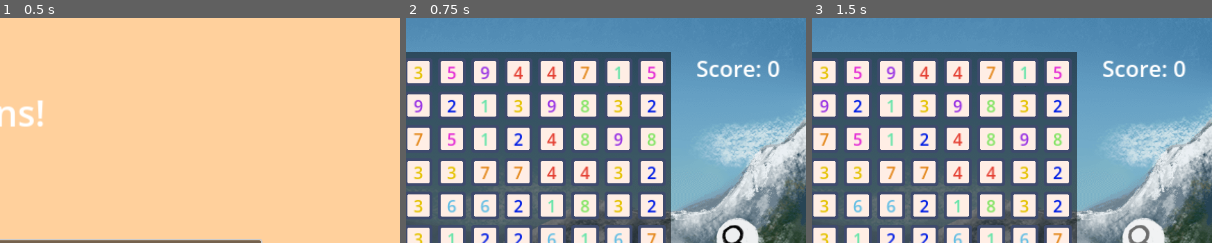
Above: before the commit, frames 1-3 (left to right).
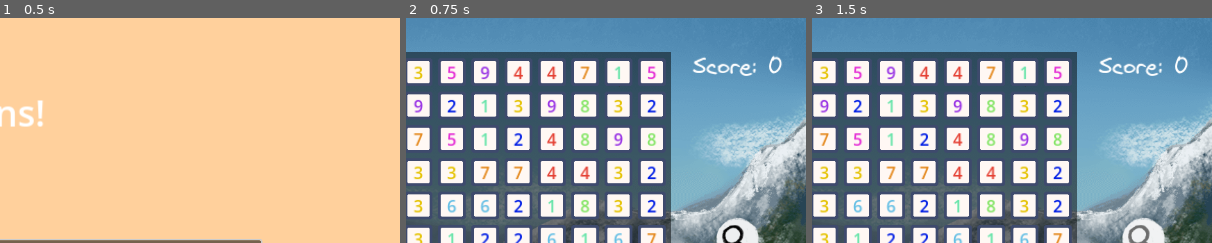
Above: after the commit, the same moments.

Repository: Yngwarr/tens
Game: Godot game, scene res://scenes/MainMenu.tscn
Same seed, same stepped clock (60 frames per second), same inputs: the game is played once before the commit and once after it.
Inputs (mouse positions are % of the whole screen's width and height, from its top left):
- Up to frame 1 (0.5 s): no input
- Up to frame 2 (0.75 s): click "Start" at 0.5 s
- Up to frame 3 (1.5 s): click (91, 49) at 1.25 s
The pictures show only the part of the screen within x 50-100%, y 0-50%; the shares and areas given below are measured in that part.

Frame 1 is identical in both runs. In frame 2, 0.9% of the frame differs, in the area x 71-94%, y 16-27%; in frame 3, 0.9%.

Commit message:
change the label font

Diff:
--- a/scenes/Game.tscn
+++ b/scenes/Game.tscn
@@ -11,6 +11,7 @@
 [ext_resource type="Texture2D" uid="uid://dudsl5pvigssi" path="res://img/hint-button/hover.png" id="5_tffks"]
 [ext_resource type="Script" path="res://src/UI/ChangeSceneButton.gd" id="6_2c0ui"]
 [ext_resource type="BitMap" uid="uid://d33kao8le76ot" path="res://img/hint-button/mask.png" id="6_tlvfk"]
+[ext_resource type="FontFile" uid="uid://f2i43irlym15" path="res://fonts/Virgil.woff2" id="7_vbbfo"]
 [ext_resource type="Script" path="res://src/Pause.gd" id="8_cpxey"]
 [ext_resource type="Texture2D" uid="uid://bmetb0g61y3bv" path="res://icon.svg" id="8_lyls7"]
 [ext_resource type="PackedScene" uid="uid://mbbrk257a4oj" path="res://scenes/NumberCell.tscn" id="9_7gv6k"]
@@ -98,11 +99,11 @@
 texture_click_mask = ExtResource("6_tlvfk")
 
 [node name="Sum" type="Label" parent="HUD"]
-visible = false
 offset_top = 603.0
 offset_right = 1152.0
 offset_bottom = 648.0
 size_flags_horizontal = 3
+theme_override_fonts/font = ExtResource("7_vbbfo")
 theme_override_font_sizes/font_size = 32
 text = "0"
 horizontal_alignment = 1
@@ -115,6 +116,7 @@
 offset_top = 50.0
 offset_bottom = 95.0
 grow_horizontal = 0
+theme_override_fonts/font = ExtResource("7_vbbfo")
 theme_override_font_sizes/font_size = 32
 text = "Score: 0"
 horizontal_alignment = 1
Binary file added: fonts/Virgil.woff2
Not shown, added: fonts/Virgil.woff2.import
Binary file changed: img/cell.png
Not shown: 1 places in scenes/Game.tscn that only renumber resources
Not shown, changed: TODO.md
